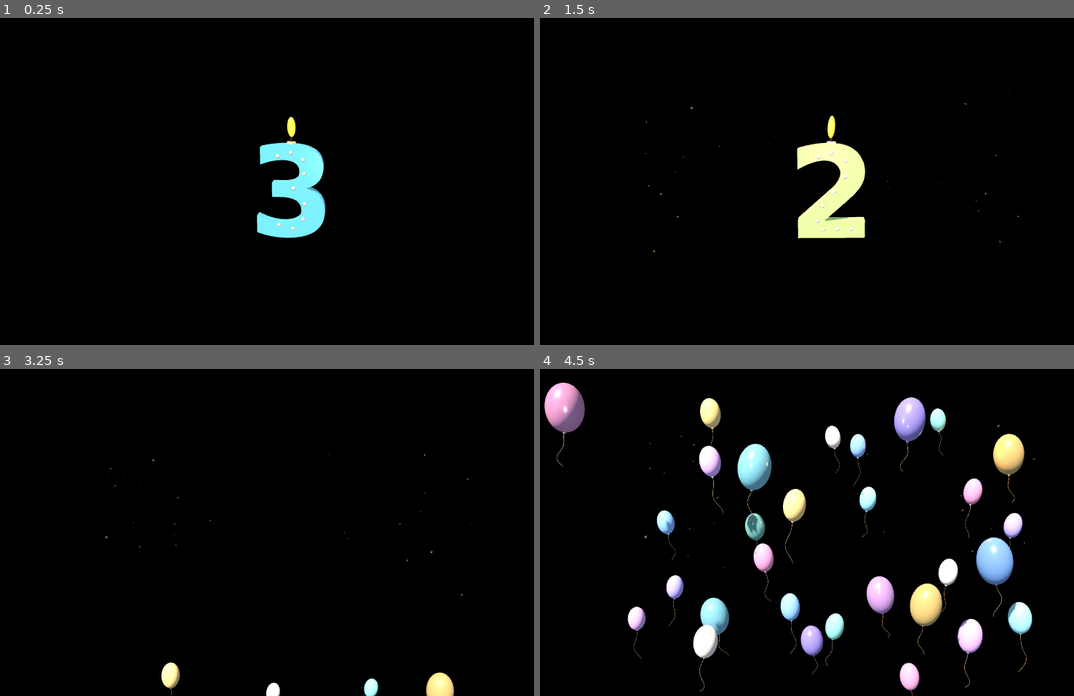
Above: before the commit, frames 1-4 (two rows, left to right).
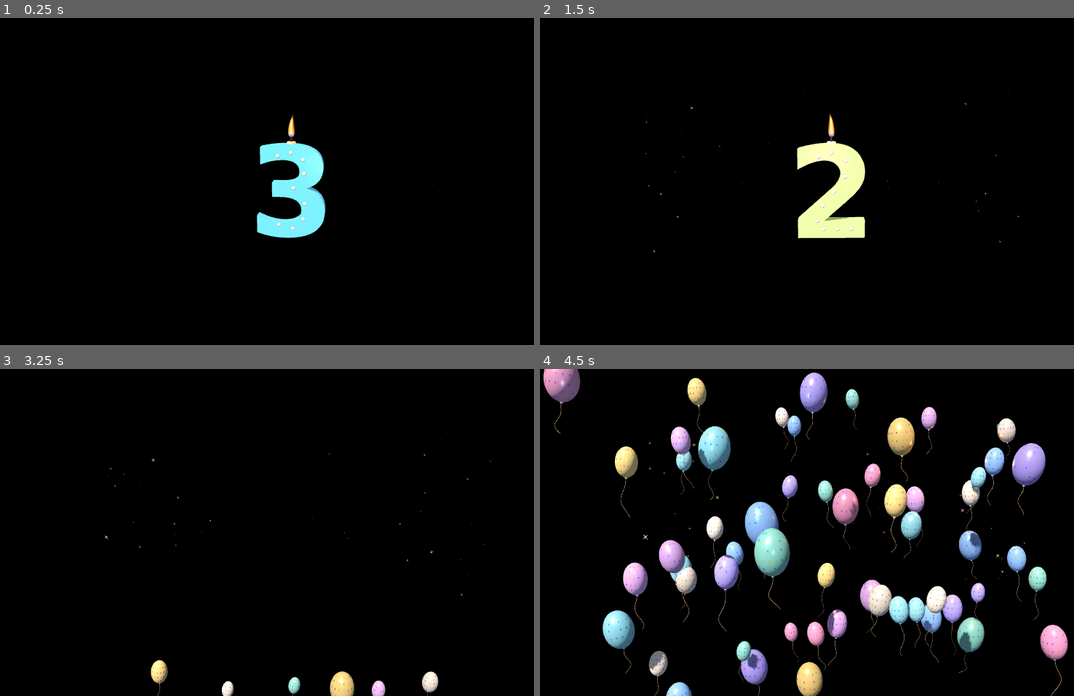
Above: after the commit, the same moments.

Repository: luo8862818-creator/magic_desktop
Game: Godot game, scene res://scenes/main.tscn
Same seed, same stepped clock (60 frames per second), same inputs: the game is played once before the commit and once after it.
Inputs (mouse positions are in pixels of both pictures, inside the frame that each line leads up to):
- Up to frame 1 (0.25 s): no input
- Up to frame 2 (1.5 s): move the mouse to (956, 165) at 0.52 s; click (956, 165) at 0.67 s; drag from (716, 197) to (801, 246) at 1.27 s
- Up to frame 3 (3.25 s): move the mouse to (347, 460) at 2.02 s; click (347, 460) at 2.17 s; drag from (261, 597) to (117, 483) at 2.77 s
- Up to frame 4 (4.5 s): move the mouse to (1004, 581) at 3.52 s; click (1004, 581) at 3.67 s; drag from (657, 483) to (742, 450) at 4.27 s

The runs differ from the first frame. In frame 1, less than 0.1% of the frame differs, in the area x 53-56%, y 29-39%; in frame 2, less than 0.1%; in frame 3, 1.5%; in frame 4, 24%, in the area x 0-99%, y 0-100%.

Commit message:
Fill the sky with starry balloons and export 1080p at 60 fps

Diff:
--- a/engine/scripts/main.gd
+++ b/engine/scripts/main.gd
@@ -10,8 +10,8 @@
 const CLOCHE_HEIGHT := 3.05
 const CLOCHE_BASE_Y := -0.88
 const CLOCHE_CURVE := 0.76
-const BALLOON_LANES := 10
-const BALLOON_COUNT := 30
+const BALLOON_LANES := 14
+const BALLOON_COUNT := 56
 
 var udp := PacketPeerUDP.new()
 var export_mode := false
@@ -117,6 +117,7 @@
         flame.rotation.z = 0.09 * sin(phase * 0.52)
         flame_lights[index].light_energy = (0.23 + focus * 0.22) * (1.0 + flicker * 0.18)
 
+    var wave_light := smoothstep(COUNTDOWN_END, 4.0, time) * (1.0 - smoothstep(5.8, CAKE_ENTRANCE, time))
     for index in range(star_nodes.size()):
         var star := star_nodes[index]
         var phase := star_phases[index]
@@ -124,7 +125,7 @@
         var twinkle := smoothstep(-0.60, 0.93, sin(drift * 1.8))
         star.position = star_base_positions[index] + Vector3(0.14 * sin(drift), 0.09 * cos(drift * 0.72), 0.09 * sin(drift))
         star.rotation.z = phase + drift * 0.15
-        star.scale = Vector3.ONE * maxf(0.0001, intro * star_sizes[index] * twinkle)
+        star.scale = Vector3.ONE * maxf(0.0001, intro * star_sizes[index] * twinkle * (1.0 + wave_light * 0.68))
 
     var ornament_reveal := smoothstep(7.0, 8.75, time)
     for index in range(cloche_ornaments.size()):
@@ -291,6 +292,7 @@
     var colors := [Color("#74cef0"), Color("#a9d97d"), Color("#f2b55f")]
     var wax := _make_material(Color("#ffdca9"), 0.15, 0.27, Color("#fbb85d"), 0.18)
     var wick := _make_material(Color("#533327"))
+    var flame_material := _make_countdown_flame_material()
     var sugar := _make_material(Color("#ffebce"), 0.05, 0.42, Color("#ffcc91"), 0.14)
     var sugar_pearl := SphereMesh.new()
     sugar_pearl.radius = 0.036
@@ -342,8 +344,9 @@
         var flame := MeshInstance3D.new()
         flame.name = "CountdownFlame"
         flame.mesh = flame_nodes[0].mesh
-        flame.material_override = _make_material(Color("#ffa048"), 0.0, 0.35, Color("#ff831f"), 1.40)
-        flame.position = Vector3(candle_x, 1.14, 0.0)
+        flame.material_override = flame_material
+        flame.extra_cull_margin = 0.5
+        flame.position = Vector3(candle_x, 0.953, 0.0)
         digit.add_child(flame)
         countdown_numbers.append(digit)
         countdown_flames.append(flame)
@@ -361,9 +364,44 @@
         number.scale = Vector3.ONE * maxf(0.001, envelope)
         number.rotation.y = lerpf(-0.23, 0.19, phase)
         var flame := countdown_flames[index]
-        var flicker := sin(time * 18.0) + sin(time * 31.0) * 0.35
-        flame.scale = Vector3(0.77 - flicker * 0.052, 1.47 + flicker * 0.10, 0.75)
-        flame.rotation.z = 0.10 * sin(time * 11.0)
+        var flame_material := flame.material_override as ShaderMaterial
+        flame_material.set_shader_parameter("flame_time", time)
+
+
+func _make_countdown_flame_material() -> ShaderMaterial:
+    var shader := Shader.new()
+    shader.code = """
+shader_type spatial;
+render_mode unshaded, blend_mix, cull_back, depth_draw_never, shadows_disabled;
+uniform float flame_time = 0.0;
+varying float flame_height;
+varying float flame_width;
+void vertex() {
+    float t = clamp(VERTEX.y * 4.0 + 0.5, 0.0, 1.0);
+    flame_height = t;
+    float breath = 0.64 * sin(flame_time * 18.0) + 0.36 * sin(flame_time * 29.0);
+    float taper = pow(1.0 - t, 0.85);
+    VERTEX.xz *= (0.93 - 0.09 * breath) * taper;
+    flame_width = abs(VERTEX.x) / (0.080 * max(taper, 0.04));
+    VERTEX.x += t * t * (0.036 * sin(flame_time * 11.0) + 0.018 * sin(flame_time * 23.0 - t * 4.0));
+    VERTEX.z += t * t * 0.025 * sin(flame_time * 15.0 + t);
+    VERTEX.y = t * (0.45 + breath * 0.043);
+}
+void fragment() {
+    float t = flame_height;
+    vec3 blue = vec3(0.34, 0.43, 0.89);
+    vec3 amber = vec3(1.0, 0.45, 0.12);
+    vec3 core = vec3(1.0, 0.89, 0.54);
+    float hot_center = (1.0 - smoothstep(0.15, 0.78, flame_width))
+        * smoothstep(0.07, 0.22, t) * (1.0 - smoothstep(0.62, 0.88, t));
+    ALBEDO = mix(mix(blue, amber, smoothstep(0.04, 0.23, t)), core, hot_center);
+    ALPHA = smoothstep(0.0, 0.08, t) * (1.0 - smoothstep(0.69, 1.0, t))
+        * (1.0 - 0.50 * smoothstep(0.58, 1.10, flame_width));
+}
+"""
+    var material := ShaderMaterial.new()
+    material.shader = shader
+    return material
 
 
 func _add_cream_swirl(parent: Node3D, center: Vector3, material: Material, node_name: String) -> void:
@@ -925,25 +963,28 @@
         Color("#e9b8ef"),
         Color("#9ec8ff"),
     ]
+    var envelope_shader := _make_balloon_envelope_shader()
     for index in range(BALLOON_COUNT):
         var lane := index % BALLOON_LANES
         var cohort := floorf(float(index) / float(BALLOON_LANES))
         var x := lerpf(-3.9, 3.9, float(lane) / float(BALLOON_LANES - 1))
         x += rng.randf_range(-0.27, 0.27)
-        var departure := 0.08 + cohort * 0.63 + rng.randf_range(0.0, 0.52)
-        var arrival := minf(departure + rng.randf_range(3.65, 4.35), BALLOON_WAVE_END)
+        var departure := 0.08 + cohort * 0.47 + rng.randf_range(0.0, 0.52)
+        var arrival := minf(departure + rng.randf_range(3.45, 4.12), BALLOON_WAVE_END)
         var root := Node3D.new()
         root.name = "RisingBalloon_%02d" % index
         root.position = Vector3(x, -5.0, rng.randf_range(-2.35, 0.48))
-        root.scale = Vector3.ONE * rng.randf_range(0.64, 1.03)
+        root.scale = Vector3.ONE * rng.randf_range(0.54, 0.96)
         add_child(root)
 
         var color: Color = colors[(index * 3 + int(cohort)) % colors.size()]
         var balloon_material := _make_material(color, 0.04, 0.22, color * 0.10, 0.08)
 
-        balloon_material.metallic = 0.40 if index % 3 == 0 else 0.04
-        balloon_material.clearcoat_enabled = true
-        balloon_material.clearcoat = 0.8
+        var envelope := ShaderMaterial.new()
+        envelope.shader = envelope_shader
+        envelope.set_shader_parameter("latex_color", color)
+        envelope.set_shader_parameter("pattern_offset", float(index) * 0.371)
+        envelope.set_shader_parameter("foil", 0.24 if index % 3 == 0 else 0.04)
         var body := MeshInstance3D.new()
         body.name = "PearlescentEnvelope"
         var body_mesh := SphereMesh.new()
@@ -952,7 +993,7 @@
         body_mesh.radial_segments = 32
         body_mesh.rings = 20
         body.mesh = body_mesh
-        body.material_override = balloon_material
+        body.material_override = envelope
         body.scale = Vector3(0.85, 1.0, 0.86)
         root.add_child(body)
 
@@ -975,6 +1016,39 @@
         balloon_nodes.append(root)
         balloon_base_x.append(x)
         balloon_flights.append(Vector2(departure, arrival))
+
+
+func _make_balloon_envelope_shader() -> Shader:
+    var shader := Shader.new()
+    shader.code = """
+shader_type spatial;
+uniform vec4 latex_color : source_color = vec4(1.0);
+uniform float pattern_offset = 0.0;
+uniform float foil = 0.04;
+float hash_cell(vec2 p) {
+    return fract(sin(dot(p, vec2(127.1, 311.7))) * 43758.5453);
+}
+void fragment() {
+    vec2 grid = UV * vec2(16.0, 8.0) + vec2(pattern_offset, 0.0);
+    vec2 id = floor(grid);
+    float random = hash_cell(vec2(mod(id.x, 16.0), id.y));
+    vec2 p = fract(grid) - vec2(0.5);
+    p -= vec2(random - 0.5, fract(random * 7.0) - 0.5) * 0.25;
+    float angle = atan(p.y, p.x);
+    float radius = mix(0.083, 0.17, random);
+    float tips = pow(0.5 + 0.5 * cos(angle * 5.0 + random * 5.0), 2.7);
+    float outline = radius * (0.48 + 0.52 * tips);
+    float distance = length(p);
+    float smoothing = max(fwidth(distance), 0.006);
+    float star = (1.0 - smoothstep(outline - smoothing, outline + smoothing, distance))
+        * smoothstep(0.04, 0.19, UV.y) * (1.0 - smoothstep(0.81, 0.96, UV.y));
+    vec3 ink = mix(vec3(0.42, 0.26, 0.55), vec3(0.94, 0.71, 0.33), step(0.38, random));
+    ALBEDO = mix(latex_color.rgb * 0.82, ink, star * 0.84);
+    METALLIC = mix(foil, 0.52, star);
+    ROUGHNESS = mix(0.29, 0.48, star);
+}
+"""
+    return shader
 
 
 func _add_stage() -> void:
